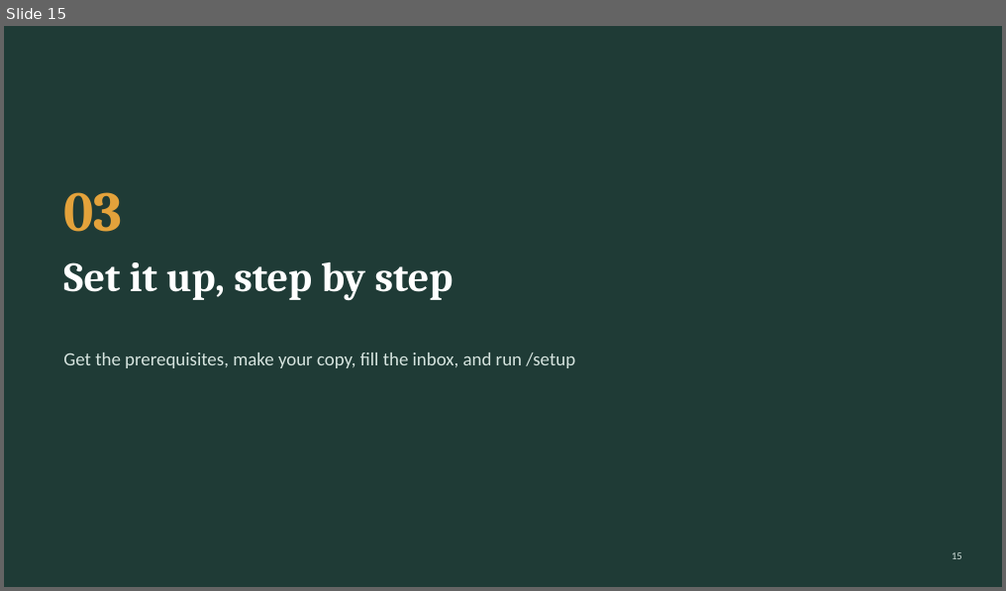
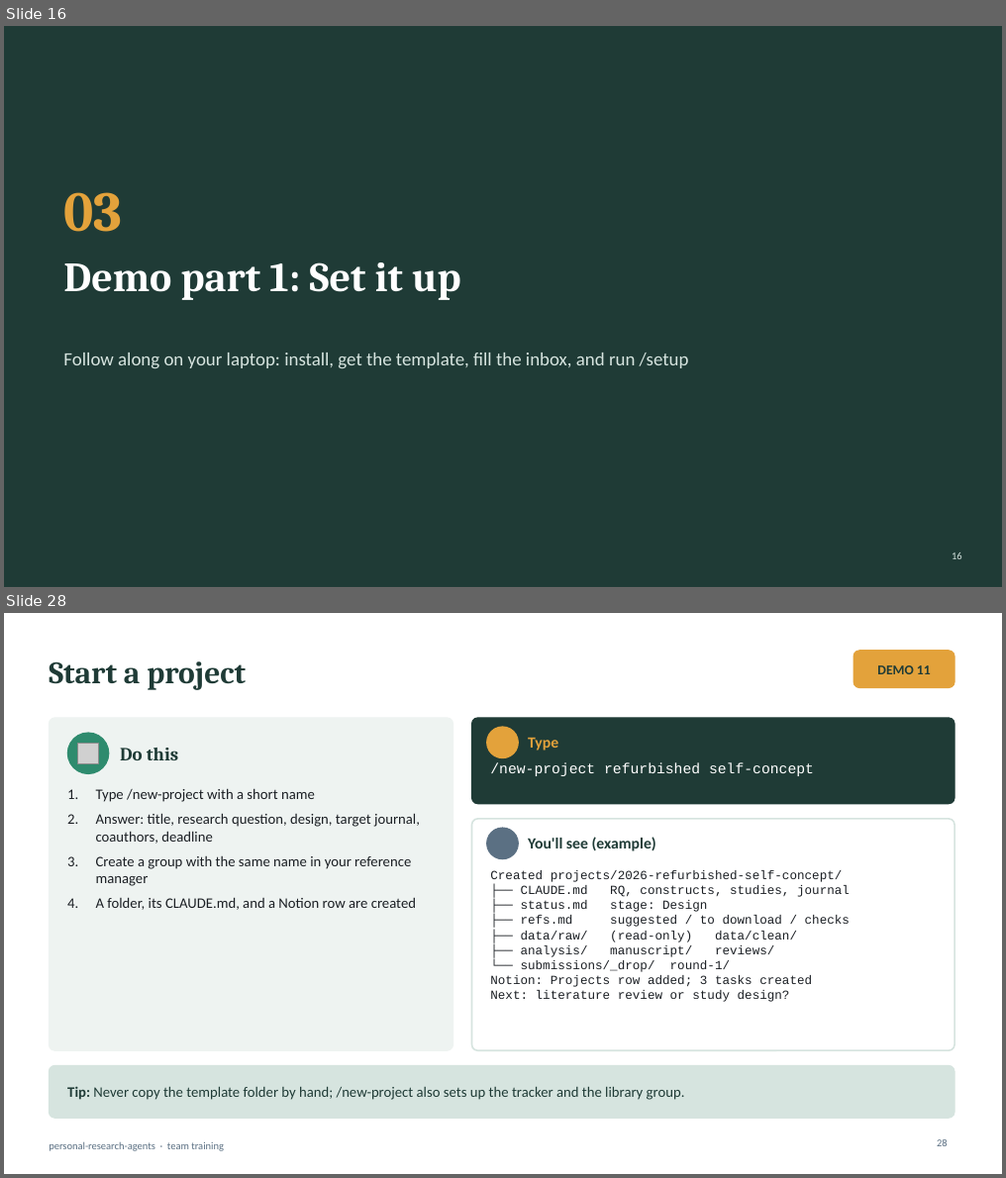
Before and after one commit to simonhdang/personal-research-agents, a slide deck: docs/personal-research-agents_seminar.pptx. Shown one above the other, each under a label of ours: slide 15 before the commit, slides 16 and 28 after it; the slides between them are not shown. The pictures are 1006x591 and 1006x1178 pixels, drawn with LibreOffice and Linux fonts; fonts in the diff are those of the drawing; grey boxes stand for pictures; background and template pictures are left out. Boxes give left, top, right and bottom in pixels: in the first picture for what was removed or moved away, otherwise in the second. Text is boxed around its words. In the diff, an @@ line names an element or a change of style, - is before the commit and + after.

```diff
--- a/docs/personal-research-agents_seminar.pptx
+++ b/docs/personal-research-agents_seminar.pptx
@@ slide 28 added at bbox=[4, 613, 1002, 1174], background #FFFFFF @@
@@ title added at bbox=[49, 662, 246, 690], 30 pt, text #1F3B36, bold @@
+Start a project
@@ rounded rectangle added at bbox=[853, 651, 954, 688], fill #E3A23B, outline #E3A23B 1 pt @@
@@ text added at bbox=[877, 665, 931, 674], 13 pt, text #1F3B36, bold @@
+DEMO 11
@@ rounded rectangle added at bbox=[49, 718, 453, 1051], fill #EEF3F1, outline #EEF3F1 1 pt @@
@@ rounded rectangle added at bbox=[472, 718, 954, 804], fill #1F3B36, outline #1F3B36 1 pt @@
@@ ellipse added at bbox=[487, 727, 519, 759], fill #E3A23B, outline #E3A23B 1 pt @@
@@ ellipse added at bbox=[67, 733, 109, 774], fill #2E8B6E, outline #2E8B6E 1 pt @@
@@ picture added at bbox=[78, 744, 99, 764] @@
@@ text added at bbox=[120, 748, 178, 761], 18 pt, text #1F3B36, bold @@
+Do this
@@ text added at bbox=[528, 738, 558, 751], 15 pt, text #E3A23B, bold @@
+Type
@@ text added at bbox=[96, 788, 420, 910], 14 pt, text #1B1F24 @@
+1. Type /new-project with a short name
+2. Answer: title, research question, design, target journal, coauthors, deadline
+3. Create a group with the same name in your reference manager
+4. A folder, its CLAUDE.md, and a Notion row are created
@@ text added at bbox=[490, 762, 814, 776], 14 pt, text #FFFFFF @@
+/new-project refurbished self-concept
@@ rounded rectangle added at bbox=[472, 819, 954, 1051], fill #FFFFFF, outline #D6E4DF 1.5 pt @@
@@ ellipse added at bbox=[487, 828, 519, 860], fill #5B7083, outline #5B7083 1 pt @@
@@ text added at bbox=[528, 837, 656, 852], 15 pt, text #1F3B36, bold @@
+You'll see (example)
@@ text added at bbox=[490, 870, 849, 1002], 12 pt, text #1B1F24 @@
+Created projects/2026-refurbished-self-concept/
+├── CLAUDE.md RQ, constructs, studies, journal
+├── status.md stage: Design
+├── refs.md suggested / to download / checks
+├── data/raw/ (read-only) data/clean/
+├── analysis/ manuscript/ reviews/
+└── submissions/_drop/ round-1/
+Notion: Projects row added; 3 tasks created
+Next: literature review or study design?
@@ rounded rectangle added at bbox=[49, 1065, 954, 1118], fill #D6E4DF, outline #D6E4DF 1 pt @@
@@ text added at bbox=[67, 1086, 685, 1100], 14 pt, text #1F3B36 @@
+Tip: Never copy the template folder by hand; /new-project also sets up the tracker and the library group.
@@ text added at bbox=[49, 1143, 224, 1152], 10 pt, text #5B7083 @@
+personal-research-agents · team training
@@ page number added at bbox=[937, 1140, 947, 1147], 10 pt, text #5B7083 @@
+28
@@ what was slide 15 is now slide 16 @@
@@ slide 16 changed as well @@
@@ title at bbox=[63, 263, 461, 300]: text changed @@
-Set it up, step by step
+Demo part 1: Set it up
@@ text at bbox=[63, 353, 689, 369]: text changed @@
-Get the prerequisites, make your copy, fill the inbox, and run /setup
+Follow along on your laptop: install, get the template, fill the inbox, and run /setup
```
Also in this commit, not shown: 16 other slides changed, 23 other slides added, 6 slides removed, 1 other file.
